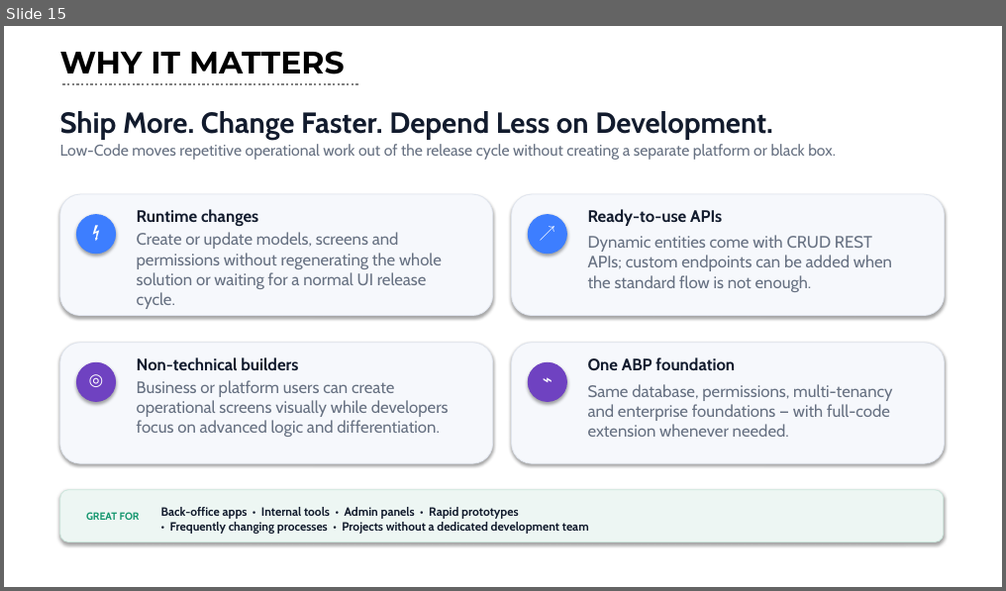
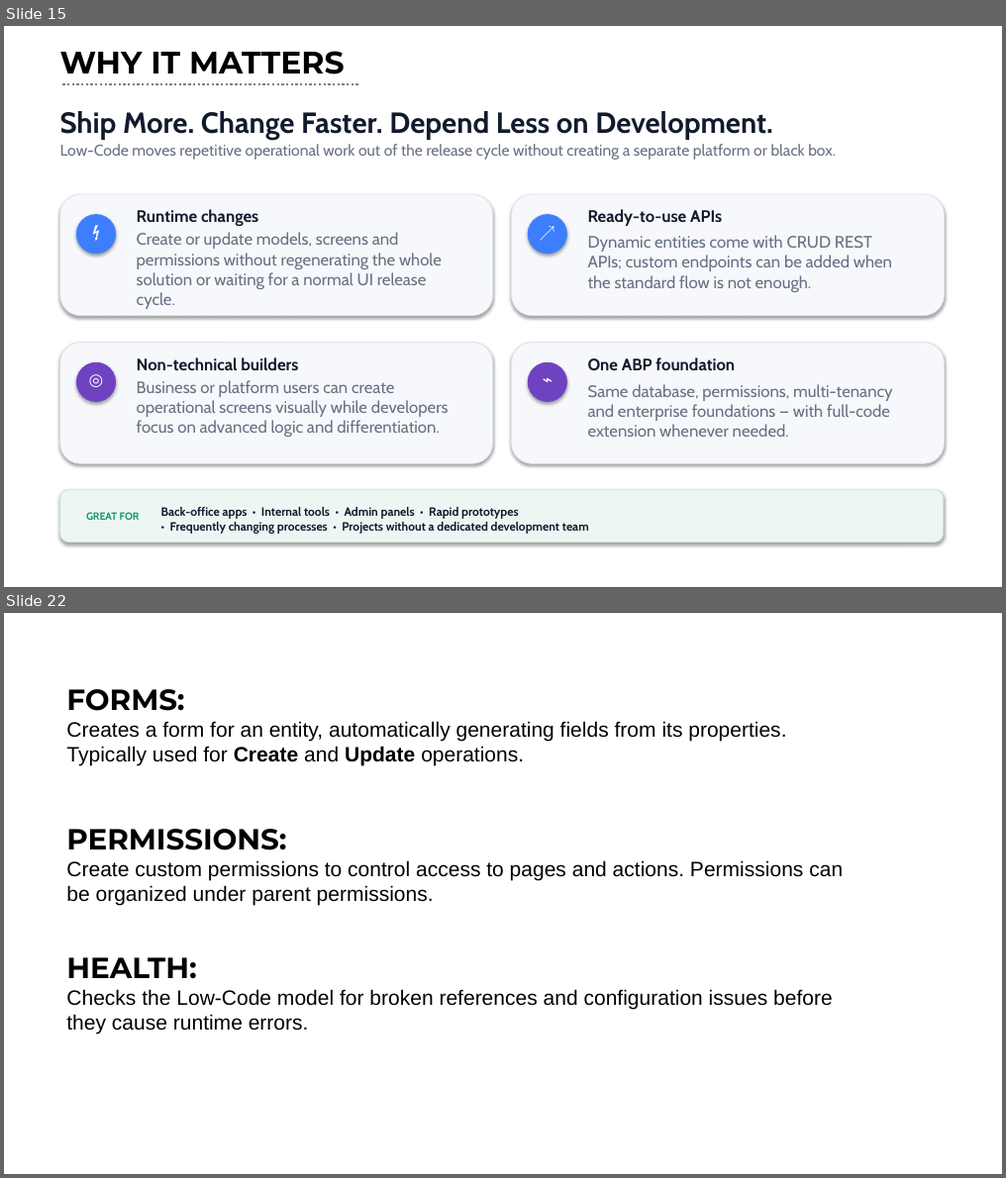
Before and after one commit to ebicoglu/presentations, a slide deck: abp-community-talks-2026.05.pptx. Shown one above the other, each under a label of ours: slide 15 before the commit, slides 15 and 22 after it; the slides between them are not shown. The pictures are 1006x591 and 1006x1178 pixels, drawn with LibreOffice and Linux fonts; fonts in the diff are those of the drawing. Boxes give left, top, right and bottom in pixels: in the first picture for what was removed or moved away, otherwise in the second. Text is boxed around its words. In the diff, an @@ line names an element or a change of style, - is before the commit and + after.

```diff
--- a/abp-community-talks-2026.05.pptx
+++ b/abp-community-talks-2026.05.pptx
@@ slide 22 added at (4, 613, 1002, 1174), background #FFFFFF @@
@@ text added at (66, 689, 786, 766), 20 pt, text #000000 @@
+FORMS:
+Creates a form for an entity, automatically generating fields from its properties. Typically used for Create and Update operations.
@@ text added at (66, 829, 843, 906), 20 pt, text #000000 @@
+PERMISSIONS:
+Create custom permissions to control access to pages and actions. Permissions can be organized under parent permissions.
@@ text added at (66, 958, 833, 1035), 20 pt, text #000000 @@
+HEALTH:
+Checks the Low-Code model for broken references and configuration issues before they cause runtime errors.
```
Also in this commit, not shown: 5 other slides added.
